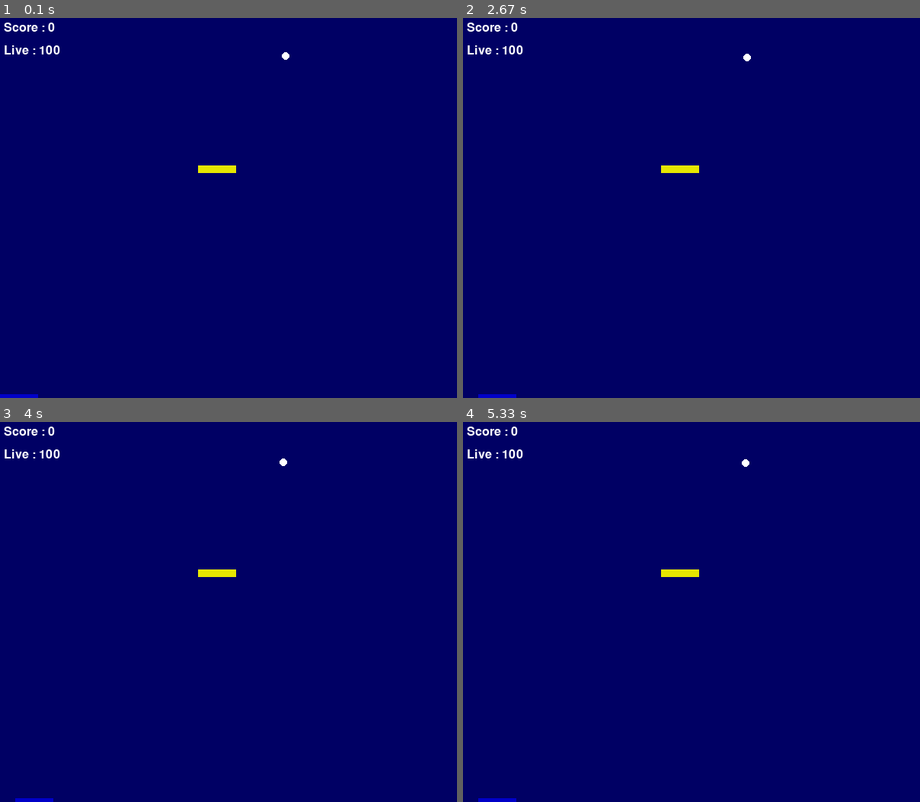
Above: before the commit, frames 1-4 (two rows, left to right).
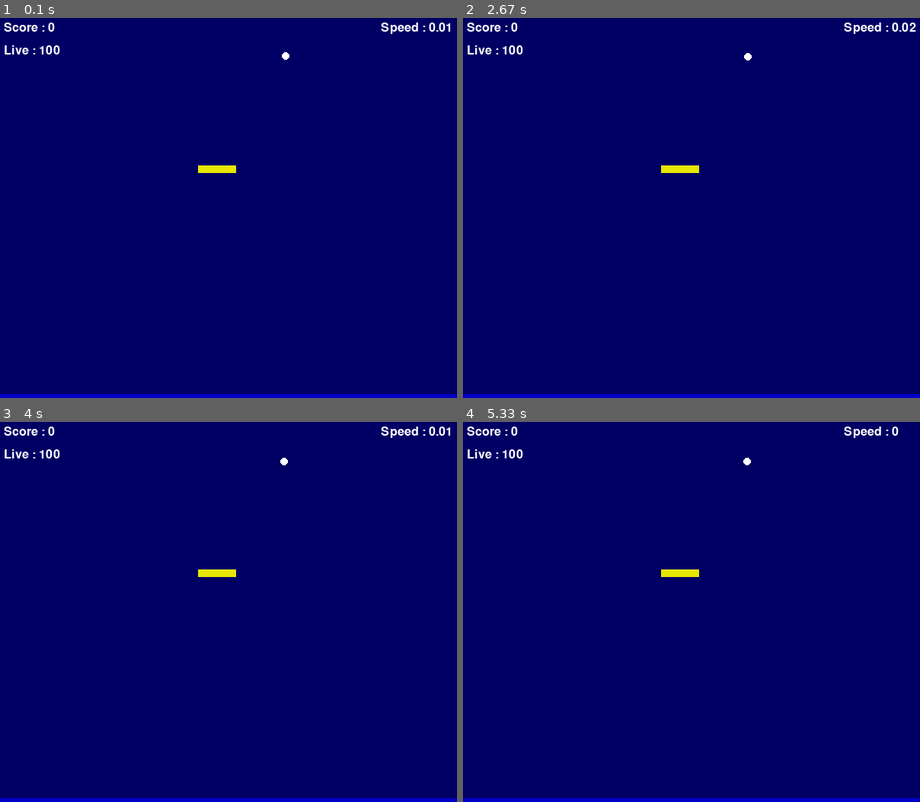
Above: after the commit, the same moments.

Repository: marK-Chow/pygame
Game: pygame game, started from bombcatcher.py
The game is run twice, just before and just after one commit, with the same random seed, the same clock (stepped at 60 frames per second) and the same inputs.
Inputs:
- Up to frame 1 (0.1 s): no input
- Up to frame 2 (2.67 s): tap Space at 0.33, 0.67, 1.57, 1.87, 2.07, 2.37 s; hold Up 1.5-1.97 s; hold Right 2-2.47 s
- Up to frame 3 (4 s): hold Down 3.07-3.37 s; tap Space at 3.13, 3.47, 3.77, 3.9 s
- Up to frame 4 (5.33 s): hold Down 4.9-5.27 s; tap Space at 4.97 s

The runs differ from the first frame. In frame 1, 1.1% of the frame differs, in the area x 8-100%, y 1-100%; in frame 2, 1.1%, in the area x 0-100%, y 1-100%; in frame 3, 1.1%; in frame 4, 1.1%.

Commit message:
Improve hit brick algorithm and add pause function

Diff:
--- a/bombcatcher.py
+++ b/bombcatcher.py
@@ -63,7 +63,7 @@
     def __init__(self):
         self.x = 0
         self.y = 495
-        self.width = 50
+        self.width = 600
         self.height = 5
         self.speed = 20
         self.color = blue
@@ -87,6 +87,9 @@
 
 class BombCatcher(object):
     def __init__(self):
+        self.pause = False
+        self.bspeed = 0
+        self.cspeed = 0
         self.score = 0
         self.live = 100
         self.game_over = False
@@ -104,17 +107,28 @@
         if ev.type == QUIT:
             sys.exit()
         elif ev.type == KEYDOWN :
+            if ev.key == K_ESCAPE:
+                sys.exit()
             if not bcgame.game_over :
-                if ev.key == K_ESCAPE:
-                    sys.exit()
-                if ev.key == K_LEFT and bcgame.catcher.x - bcgame.catcher.speed >= 0 :
-                    bcgame.catcher.x -= bcgame.catcher.speed
-                if ev.key == K_RIGHT and (bcgame.catcher.x + bcgame.catcher.width + bcgame.catcher.speed)<= screen_w :
-                    bcgame.catcher.x += bcgame.catcher.speed
-                if ev.key == K_UP:
-                    bcgame.bomb.speed += 0.01
-                if ev.key == K_DOWN and bcgame.bomb.speed > 0.01 :
-                    bcgame.bomb.speed -= 0.01
+                if ev.key == K_SPACE :
+                    bcgame.pause = not bcgame.pause
+                    if bcgame.pause :
+                        bcgame.bspeed = bcgame.bomb.speed
+                        bcgame.cspeed = bcgame.catcher.speed
+                        bcgame.bomb.speed = 0
+                        bcgame.catcher.speed = 0
+                    else :
+                        bcgame.bomb.speed = bcgame.bspeed
+                        bcgame.catcher.speed = bcgame.cspeed
+                if not bcgame.pause :
+                    if ev.key == K_LEFT and bcgame.catcher.x - bcgame.catcher.speed >= 0 :
+                        bcgame.catcher.x -= bcgame.catcher.speed
+                    if ev.key == K_RIGHT and (bcgame.catcher.x + bcgame.catcher.width + bcgame.catcher.speed)<= screen_w :
+                        bcgame.catcher.x += bcgame.catcher.speed
+                    if ev.key == K_UP :
+                        bcgame.bomb.speed += 0.01
+                    if ev.key == K_DOWN and bcgame.bomb.speed > 0.01 :
+                        bcgame.bomb.speed -= 0.01
             elif ev.key == K_KP_ENTER or ev.key == K_RETURN :
                 bcgame = BombCatcher()
 
@@ -124,9 +138,8 @@
         print_text(font1, 200, 200, "You lost!!! Please <Enter> to restart!!!")
     else :
         if ((bcgame.bomb.y + bcgame.bomb.radius) >= bcgame.catcher.y and bcgame.bomb.x >= bcgame.catcher.x and bcgame.bomb.x <= (bcgame.catcher.x + bcgame.catcher.width)) :
-            bcgame.score += 1
             bcgame.bomb.down = False
-            if bcgame.score % 5 == 0:
+            if bcgame.score % 5 == 0 and bcgame.score > 0:
                 bcgame.bomb.speed += 0.01
             bcgame.bomb.move()
         elif (bcgame.bomb.y + bcgame.bomb.radius) >= screen_h:
@@ -139,10 +152,12 @@
         elif ((bcgame.bomb.x + bcgame.bomb.radius) >= bcgame.brick.x and (bcgame.bomb.x - bcgame.bomb.radius) <= (bcgame.brick.x + bcgame.brick.width) and
             (bcgame.bomb.y + bcgame.bomb.radius) >= bcgame.brick.y and (bcgame.bomb.y - bcgame.bomb.radius) <= (bcgame.brick.y + bcgame.brick.height)) :
             bcgame.score += 1
+            if ((bcgame.bomb.x + bcgame.bomb.radius) >= bcgame.brick.x and (bcgame.bomb.x - bcgame.bomb.radius) <= (bcgame.brick.x + bcgame.brick.width) and (bcgame.bomb.y < bcgame.brick.y or bcgame.bomb.y > bcgame.brick.y)) :
+                bcgame.bomb.down = not bcgame.bomb.down
+            elif ((bcgame.bomb.y + bcgame.bomb.radius) >= bcgame.brick.y and (bcgame.bomb.y - bcgame.bomb.radius) <= (bcgame.brick.y + bcgame.brick.height) and (bcgame.bomb.x < bcgame.brick.x or bcgame.bomb.x > bcgame.brick.x)) :
+                bcgame.bomb.left = not bcgame.bomb.left
             bcgame.brick = Brick()
             bcgame.brick.set_position(bcgame.bomb)
-            bcgame.bomb.down = not bcgame.bomb.down
-            bcgame.bomb.left = not bcgame.bomb.left
             bcgame.bomb.move()
         else :
             bcgame.bomb.move()
@@ -152,5 +167,5 @@
     pygame.draw.circle(screen, bcgame.bomb.color, (int(bcgame.bomb.x), int(bcgame.bomb.y)), bcgame.bomb.radius, 0)
     print_text(font1, 5, 5, "Score : " + str(bcgame.score))
     print_text(font1, 5, 35, "Live : " + str(bcgame.live))
-    # print_text(font1, 500, 5, "Speed : " + str(round(bcgame.bomb.speed,2)))
+    print_text(font1, 500, 5, "Speed : " + str(round(bcgame.bomb.speed,2)))
     pygame.display.update()
